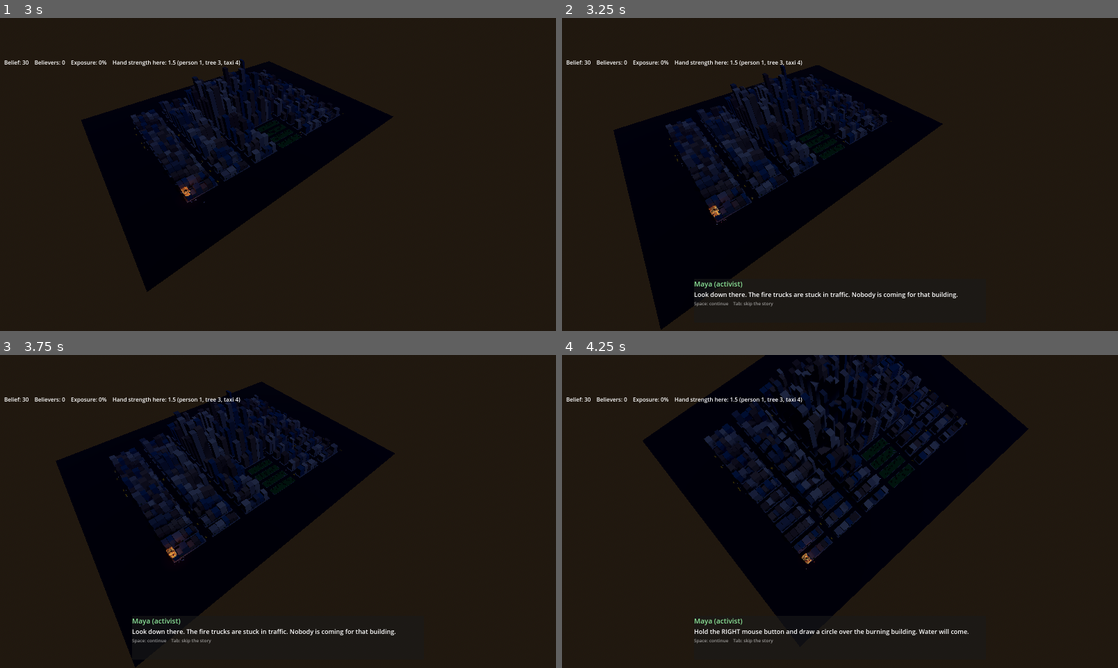
Above: before the commit, frames 1-4 (two rows, left to right).
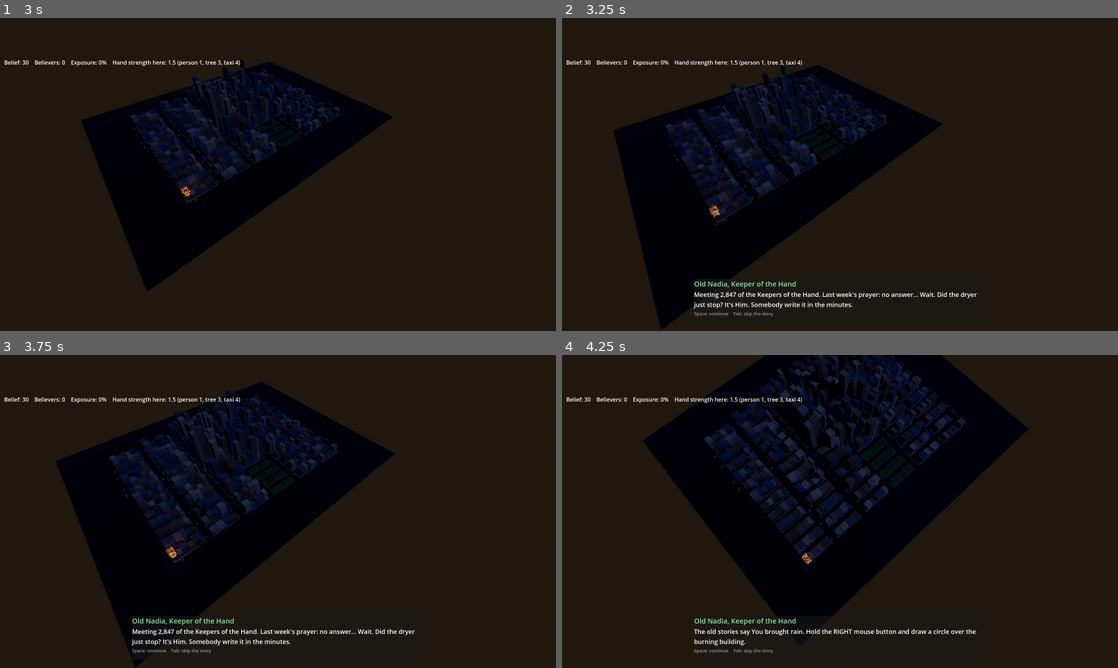
Above: after the commit, the same moments.

Repository: eilamshahaf-droid/balck-and-white-3
Game: Godot game, scene res://scenes/main.tscn
Two runs of this game, one before a commit and one after it. Both use one fixed random seed, a clock stepped at 60 frames per second and the inputs below.
Inputs (mouse positions are in pixels of both pictures, inside the frame that each line leads up to):
- Up to frame 1 (3 s): tap Enter at 0.5 s; move the mouse to (400, 158) at 0.52 s; hold D 0.53-1.25 s; tap B at 0.6 s; click (400, 158) at 0.67 s; tap Space at 0.77, 1.07 s; drag from (166, 190) to (250, 237) at 1.27 s; move the mouse to (333, 105) at 2.02 s; hold D 2.03-2.75 s; hold E 2.03-2.75 s; click (333, 105) at 2.17 s; drag from (250, 237) to (111, 127) at 2.77 s
- Up to frame 2 (3.25 s): no input
- Up to frame 3 (3.75 s): move the mouse to (444, 558) at 3.52 s; hold A from 3.53 s (still down); hold F from 3.53 s (still down); click (444, 558) at 3.67 s
- Up to frame 4 (4.25 s): keep holding A; keep holding F; tap Space at 3.77, 4.07 s

Frame 1 is identical in both runs. In frame 2, 1.1% of the frame differs, in the area x 23-75%, y 84-96%; in frame 3, 1.1%; in frame 4, 0.9%.

Commit message:
Opening: the Keepers of the Hand replace Maya as the god's teachers
Old Nadia, keeper of the minutes, now opens the scene from the Keepers'
meeting and teaches the water miracle, in the gentler, satirical tone of
the backstory; the morning paper reports a localised weather event.

Co-Authored-By: Claude Opus 5.5 (1M context) <noreply@anthropic.com>
Claude-Session: https://claude.ai/code/session_01HXQnyizAUuYFrbB9vQwQXb

Diff:
--- a/scripts/opening.gd
+++ b/scripts/opening.gd
@@ -2,10 +2,12 @@
 ## The opening scene from the design doc: "the burning building".
 ##
 ## Night. An old apartment building is burning, the fire trucks are stuck, a
-## tenant is trapped on the roof. The activist advisor teaches the water
-## miracle; the player draws it; witnesses each pick an explanation; the one
-## the miracle saved becomes the first believer. The strategist sets the next
-## task, and the morning paper calls it a sprinkler malfunction.
+## tenant is trapped on the roof. The Keepers of the Hand, the secret
+## community that kept the god's tradition and has just called Him back,
+## teach the water miracle; the player draws it; witnesses each pick an
+## explanation; the one the miracle saved becomes the first believer outside
+## the Keepers. The strategist sets the next task, and the morning paper
+## calls it a localised weather event.
 ##
 ## Tab skips the story and starts the sandbox with a ready congregation.
 ## The first believer and one filming skeptic are scripted; every other
@@ -14,7 +16,7 @@
 const FireScript = preload("res://scripts/fire.gd")
 const Sfx = preload("res://scripts/sfx.gd")
 
-const ACTIVIST := ["Maya (activist)", Color(0.55, 0.9, 0.6)]
+const KEEPER := ["Old Nadia, Keeper of the Hand", Color(0.55, 0.9, 0.6)]
 const STRATEGIST := ["Victor (strategist)", Color(0.95, 0.7, 0.45)]
 const CROWD_SIZE := 14
 
@@ -83,34 +85,34 @@
 	await _wait(2.0)
 	if _skipped: return
 
-	await _say(ACTIVIST, "Look down there. The fire trucks are stuck in traffic. Nobody is coming for that building.")
-	if _skipped: return
-	await _say(ACTIVIST, "There's someone trapped on the roof. You can help, if you're willing.")
-	if _skipped: return
-	await _say(ACTIVIST, "Hold the RIGHT mouse button and draw a circle over the burning building. Water will come.")
+	await _say(KEEPER, "Meeting 2,847 of the Keepers of the Hand. Last week's prayer: no answer... Wait. Did the dryer just stop? It's Him. Somebody write it in the minutes.")
+	if _skipped: return
+	await _say(KEEPER, "And look out the window: the old building on the corner is on fire. The fire trucks are stuck in traffic. Again. There's someone on the roof.")
+	if _skipped: return
+	await _say(KEEPER, "The old stories say You brought rain. Hold the RIGHT mouse button and draw a circle over the burning building.")
 	if _skipped: return
 
 	# Wait for a water miracle that actually lands on the fire.
-	_show(ACTIVIST, "Hold the RIGHT mouse button and draw a circle over the fire.", false)
+	_show(KEEPER, "Hold the RIGHT mouse button and draw a circle over the fire.", false)
 	while fire.is_burning():
 		var outcome = await _next_miracle_attempt()
 		if _skipped: return
 		if outcome == &"missed":
-			_show(ACTIVIST, "Closer. Draw the circle right over the flames.", false)
+			_show(KEEPER, "Closer! Right over the flames. My eyes are old, but even I can see You missed.", false)
 		elif outcome == &"unknown_gesture":
-			_show(ACTIVIST, "Almost. Keep the right button down and draw one round loop.", false)
+			_show(KEEPER, "Almost. Keep the right button down and draw one round loop, like stirring soup.", false)
 		elif outcome == &"no_belief":
 			faith.belief_pool = maxf(faith.belief_pool, 20.0)  # the story never strands you here
-			_show(ACTIVIST, "Try once more. I believe you can.", false)
+			_show(KEEPER, "Try once more. We waited three hundred years; we can wait a minute.", false)
 		elif outcome == &"hit":
-			_show(ACTIVIST, "Yes! Keep it coming...", false)
+			_show(KEEPER, "Yes! Keep it coming...", false)
 			var t := 0.0
 			while fire.is_burning() and t < 8.0 and not _skipped:
 				await get_tree().process_frame
 				t += get_process_delta_time()
 			if _skipped: return
 			if fire.is_burning():
-				_show(ACTIVIST, "It's not out yet. Once more!", false)
+				_show(KEEPER, "It's not out yet. Once more!", false)
 
 	await _wait(1.5)
 	if _skipped: return
@@ -120,7 +122,7 @@
 	rig.target_pitch = deg_to_rad(25.0)
 	await _wait(4.5)
 	if _skipped: return
-	await _say(ACTIVIST, "Listen to them. Everyone explains it their own way: luck, a hoax, a miracle. And that one is filming.")
+	await _say(KEEPER, "Listen to them. Everyone explains it their own way: luck, a hoax, a miracle. And that one is filming.")
 	if _skipped: return
 
 	# The first believer.
@@ -131,11 +133,11 @@
 	_show_belief_meter(survivor)
 	Sfx.play(get_tree(), survivor.global_position, &"chime", 0.8)
 	var count: int = faith.believers
-	var line := "Him. You saved him, and he knows it. Look: you now have one believer." if count <= 1 \
-			else "Him. You saved him, and he knows it. You now have %d believers." % count
-	await _say(ACTIVIST, line + "  (This is the only time you'll see his belief. From now on, read people by how they act.)")
-	if _skipped: return
-	await _say(STRATEGIST, "Charming. But one believer fades fast if he has nobody to talk to. And that video is already online.")
+	var line := "Him. You saved him, and he knows it. Your first believer outside our basement." if count <= 1 \
+			else "Him. You saved him, and he knows it. That's %d believers outside our basement." % count
+	await _say(KEEPER, line + "  (This is the only time you'll see his belief. From now on, read people by how they act.)")
+	if _skipped: return
+	await _say(STRATEGIST, "Charming. But one believer fades fast if he has nobody to talk to. And that video already has more views than your whole tradition.")
 	if _skipped: return
 
 	# Morning.
@@ -150,7 +152,7 @@
 	await _wait_advance(8.0)
 	_paper.visible = false
 	if _skipped: return
-	await _say(STRATEGIST, "Your first job: help him tell his family. People believe the people they love, not miracles.")
+	await _say(KEEPER, "Your first job: help him tell his family. People believe the people they love, not miracles.")
 	if _skipped: return
 	await _say(STRATEGIST, "Until then, the city is yours. Every miracle in front of a camera brings the government closer.")
 	_finish()
@@ -361,8 +363,8 @@
 	_paper.add_theme_stylebox_override("panel", style)
 	var paper_box := VBoxContainer.new()
 	_paper.add_child(paper_box)
-	for line in [["THE CITY HERALD", 34], ["Morning edition", 14], ["\"SPRINKLER MALFUNCTION\" SAVES TENANT IN MIDTOWN BLAZE", 22],
-			["Fire department: \"A rare fault in the building's old system.\" Residents describe sudden rain from a clear sky.", 15],
+	for line in [["THE CITY HERALD", 34], ["Morning edition", 14], ["\"LOCALISED WEATHER EVENT\" SAVES TENANT IN BLAZE", 22],
+			["City spokesperson: \"A localised weather event.\" She added that the building's roof garden has no permit. Residents describe rain from a clear sky.", 15],
 			["Space: continue", 12]]:
 		var l := Label.new()
 		l.text = line[0]
Not shown, changed: README.md
